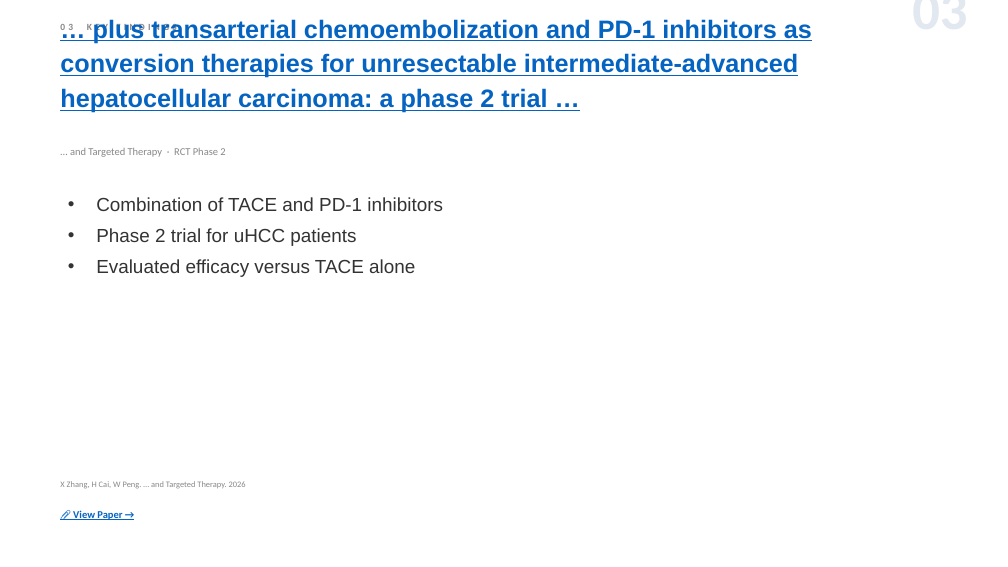
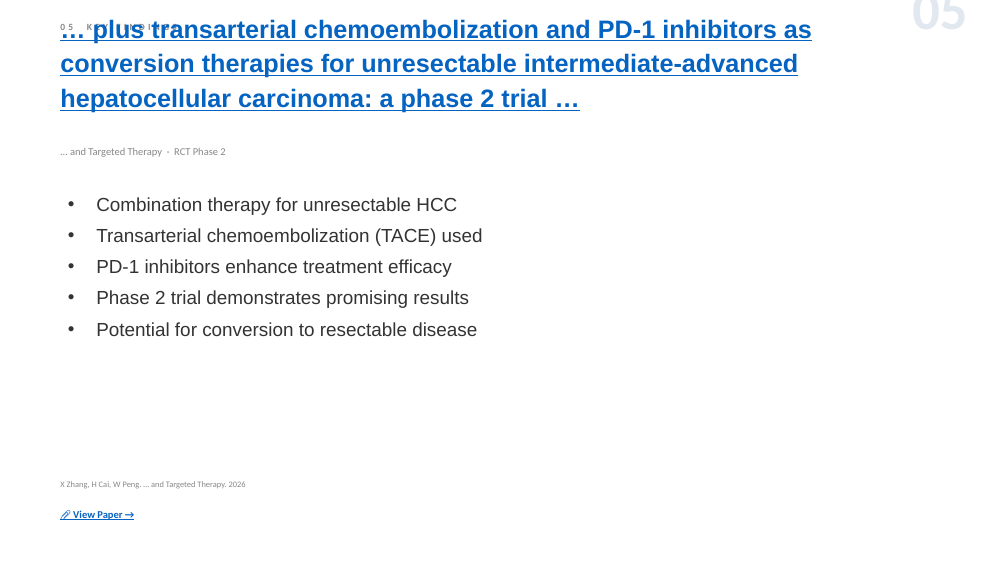
Before and after one commit to jejenhu-maker/hcc-weekly-digest, a slide deck: slide 7 of docs/digest-en.pptx (slide 5 before the commit). Drawn at 1008x567 pixels with LibreOffice and Linux fonts; fonts in the diff are those of the drawing. Boxes give left, top, right and bottom in pixels: in the first picture for what was removed or moved away, otherwise in the second. Text is boxed around its words. In the diff, an @@ line names an element or a change of style, - is before the commit and + after.

```diff
--- a/docs/digest-en.pptx
+++ b/docs/digest-en.pptx
@@ text at box(756, 8, 968, 8): text changed @@
-03
+05
@@ text at box(96, 197, 483, 336): text changed @@
-• Combination of TACE and PD-1 inhibitors
-• Phase 2 trial for uHCC patients
-• Evaluated efficacy versus TACE alone
+• Combination therapy for unresectable HCC
+• Transarterial chemoembolization (TACE) used
+• PD-1 inhibitors enhance treatment efficacy
+• Phase 2 trial demonstrates promising results
+• Potential for conversion to resectable disease
```
Also in this commit, not shown: 10 other slides changed, 3 slides added, 3 slides removed, 2 other files.
